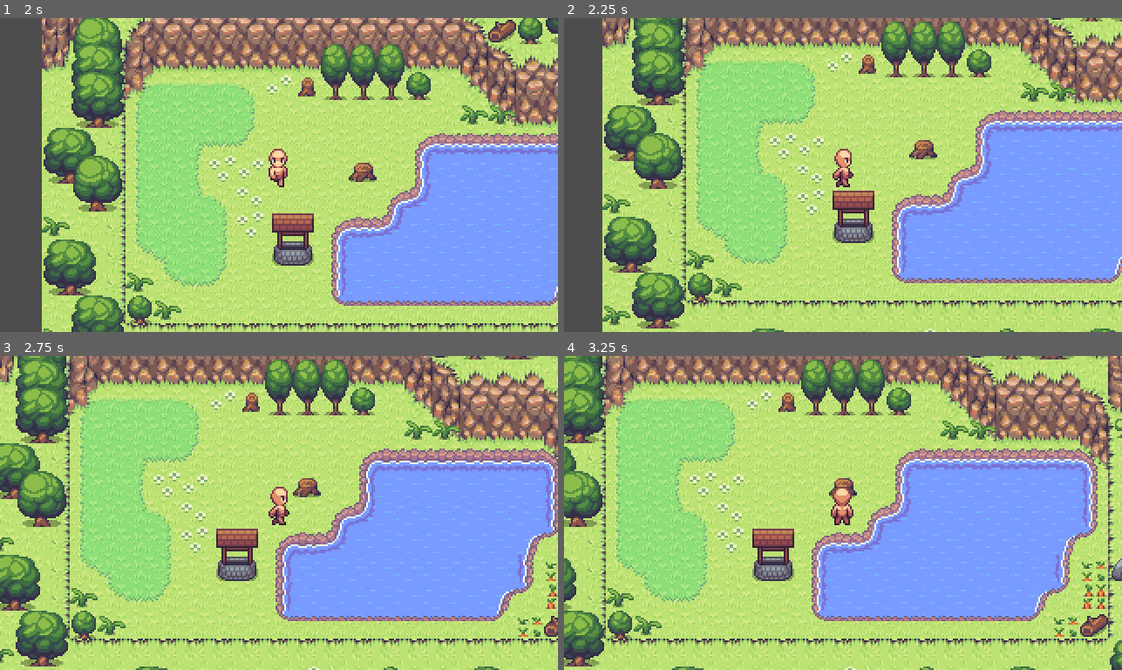
Above: before the commit, frames 1-4 (two rows, left to right).
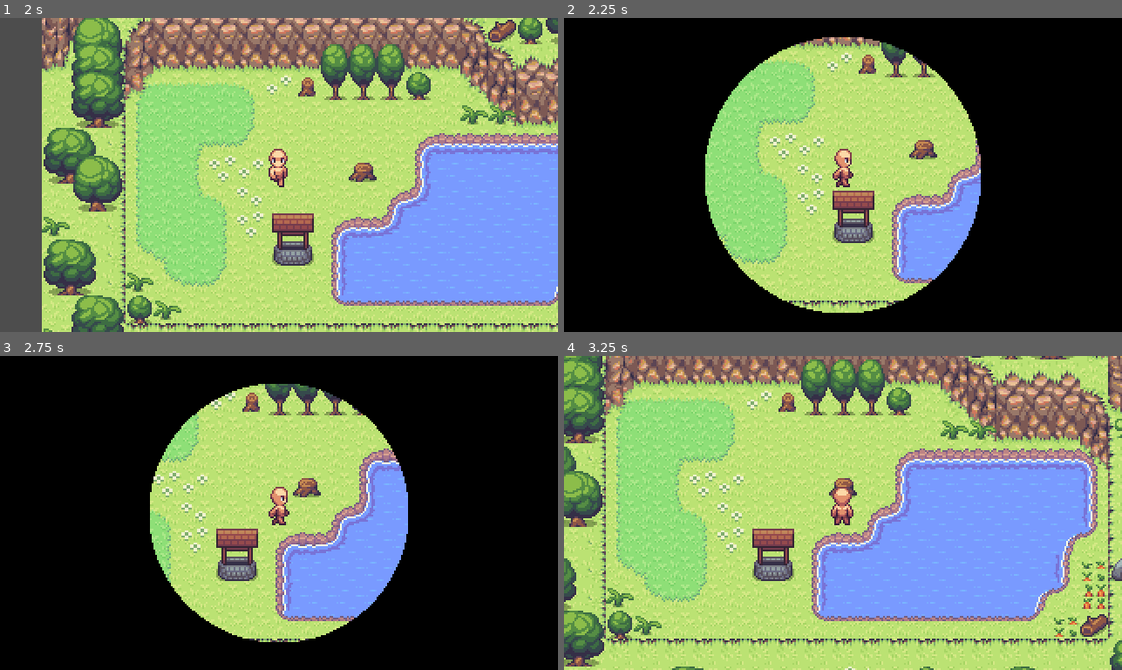
Above: after the commit, the same moments.

Repository: Sulucnal/godotmon-project
Game: Godot game, scene res://src/main/main.tscn
The game is run twice, just before and just after one commit, with the same random seed, the same clock (stepped at 60 frames per second) and the same inputs.
Inputs:
- Up to frame 1 (2 s): tap Enter at 0.5 s; hold Right (move_right) 0.53-1.28 s; hold Down (move_down) from 1.28 s (still down)
- Up to frame 2 (2.25 s): release Down (move_down) at 2.03 s; hold Right (move_right) from 2.03 s (still down)
- Up to frame 3 (2.75 s): keep holding Right (move_right)
- Up to frame 4 (3.25 s): release Right (move_right) at 2.78 s; hold Up (move_up) from 2.78 s (still down)

Frame 1 is identical in both runs. In frame 2, 66% of the frame differs, in the area x 0-100%, y 0-100%; in frame 3, 70%; in frame 4, nothing differs.

Commit message:
Implemented grayscale-based transition
Doing so also led to the implementation of an Observer as well as a new script called GDMUtils that could be used to perform various functions.

The implementation of this feature was meant as a first step towards the implementation of map transitions and by extension a functionning world/maps system.

Diff:
--- a/assets/maps/test map.tscn
+++ b/assets/maps/test map.tscn
@@ -1,6 +1,8 @@
-[gd_scene load_steps=2 format=4 uid="uid://ciwa31sai6p55"]
+[gd_scene load_steps=3 format=4 uid="uid://ciwa31sai6p55"]
 
 [ext_resource type="TileSet" uid="uid://cp7ecdv0bd158" path="res://assets/data/tilesets/field.tres" id="1_bwv3s"]
+
+[sub_resource type="ShaderMaterial" id="ShaderMaterial_1lhwk"]
 
 [node name="Map" type="Node2D"]
 y_sort_enabled = true
@@ -17,3 +19,8 @@
 y_sort_enabled = true
 tile_map_data = PackedByteArray("AAABAAMAAQAAAAAAAAABAAQAAQAGAAAAAAAKAAQAAQAFAAAAAAALAAQAAQAFAAAAAAAMAAQAAQAFAAAAAAABAA …(208 unchanged characters)…
 tile_set = ExtResource("1_bwv3s")
+
+[node name="TextureRect" type="TextureRect" parent="."]
+material = SubResource("ShaderMaterial_1lhwk")
+offset_right = 40.0
+offset_bottom = 40.0
--- /dev/null
+++ b/assets/shaders/grayscale_fade.gdshader
@@ -0,0 +1,10 @@
+shader_type canvas_item;
+
+uniform sampler2D transition_texture;
+uniform float progress : hint_range(0.0, 1.0) = 0.0;
+
+void fragment() {
+	COLOR.rgb = vec3(0);
+	float color_value = 1.0 - texture(transition_texture, UV).r;
+	COLOR.a *= step(1.0 - progress, color_value);
+}
--- a/project.godot
+++ b/project.godot
@@ -19,6 +19,7 @@
 
 MusicPlayer="*res://src/autoloads/music_player/music_player.tscn"
 ScenesManager="*res://src/autoloads/scenes_manager.gd"
+Observer="*res://src/autoloads/observer.gd"
 
 [display]
 
--- /dev/null
+++ b/src/autoloads/observer.gd
@@ -0,0 +1,10 @@
+extends Node
+
+
+## Used to send and receive signals.
+
+
+## Sent when a transition starts.
+signal transition_started
+## Sent once a transition is over.
+signal transition_finished
--- /dev/null
+++ b/src/global_scripts/godomon_utils.gd
@@ -0,0 +1,44 @@
+extends RefCounted
+class_name GDMUtils
+
+
+static var material : ShaderMaterial
+
+
+static func grayscale_transition(texture_path : String, duration : float = 0.5, reverse : bool = false, color : Color = Color.BLACK) -> void:
+	# Create the ColorRect.
+	var color_rect : ColorRect = ColorRect.new()
+	color_rect.set_anchors_preset(Control.PRESET_FULL_RECT)
+	color_rect.color = color
+	color_rect.material = ShaderMaterial.new()
+
+	# Create the material and its shader.
+	material = color_rect.material
+	material.shader = load("uid://crttgv1fw8ehk")
+	material.set_shader_parameter("transition_texture", load(texture_path))
+
+	# Adds the ColorRect to the tree.
+	ScenesManager.main.ui_parent.add_child(color_rect)
+
+	# Create the animation.
+	var start_value : float = 0.0
+	var end_value : float = 1.0
+
+	if reverse:
+		start_value = 1.0
+		end_value = 0.0
+
+	Observer.transition_started.emit()
+	var tween : Tween = ScenesManager.main.create_tween()
+	tween.tween_method(_set_shader_value, start_value, end_value, duration)
+	await tween.finished
+	Observer.transition_finished.emit()
+
+	# Dispose of the ColorRect.
+	await Observer.get_tree().process_frame # It isn't clean but it's the only solution I found to avoid flashing between a fade in and a fade out. -Sulucnal
+	color_rect.queue_free()
+
+
+# Sets the current step of the transition.
+static func _set_shader_value(value : float) -> void:
+	material.set_shader_parameter("progress", value)
--- a/src/main/debug.gd
+++ b/src/main/debug.gd
@@ -8,3 +8,8 @@
 	await get_tree().process_frame
 	ScenesManager.add_scene("res://assets/maps/test map.tscn", ScenesManager.SceneType.WORLD)
 	ScenesManager.add_scene("res://assets/templates/player.tscn", ScenesManager.SceneType.ENTITY, Vector2i(5, 5))
+
+	await get_tree().create_timer(2).timeout
+	GDMUtils.grayscale_transition("uid://cdicmm4o3jggt")
+	await Observer.transition_finished
+	GDMUtils.grayscale_transition("uid://cdicmm4o3jggt", 0.5, true)
--- a/src/main/main.gd
+++ b/src/main/main.gd
@@ -7,4 +7,4 @@
 
 
 @onready var world_parent: Node2D = $WorldParent
-@onready var ui_parent: Control = $UiParent
+@onready var ui_parent: CanvasLayer = $UiParent
--- a/src/main/main.tscn
+++ b/src/main/main.tscn
@@ -9,13 +9,9 @@
 [node name="WorldParent" type="Node2D" parent="."]
 y_sort_enabled = true
 
-[node name="UiParent" type="Control" parent="."]
-layout_mode = 3
-anchors_preset = 15
-anchor_right = 1.0
-anchor_bottom = 1.0
-grow_horizontal = 2
-grow_vertical = 2
+[node name="UiParent" type="CanvasLayer" parent="."]
+process_mode = 3
+layer = 100
 
 [node name="Debug" type="Node" parent="."]
 script = ExtResource("2_s5un5")
Binary file added: assets/graphics/ui/transitions/Circle_Grayscale.png
Not shown, added: assets/graphics/ui/transitions/Circle_Grayscale.png.import
Not shown, added: assets/shaders/grayscale_fade.gdshader.uid
Not shown, added: src/autoloads/observer.gd.uid
Not shown, added: src/global_scripts/godomon_utils.gd.uid
